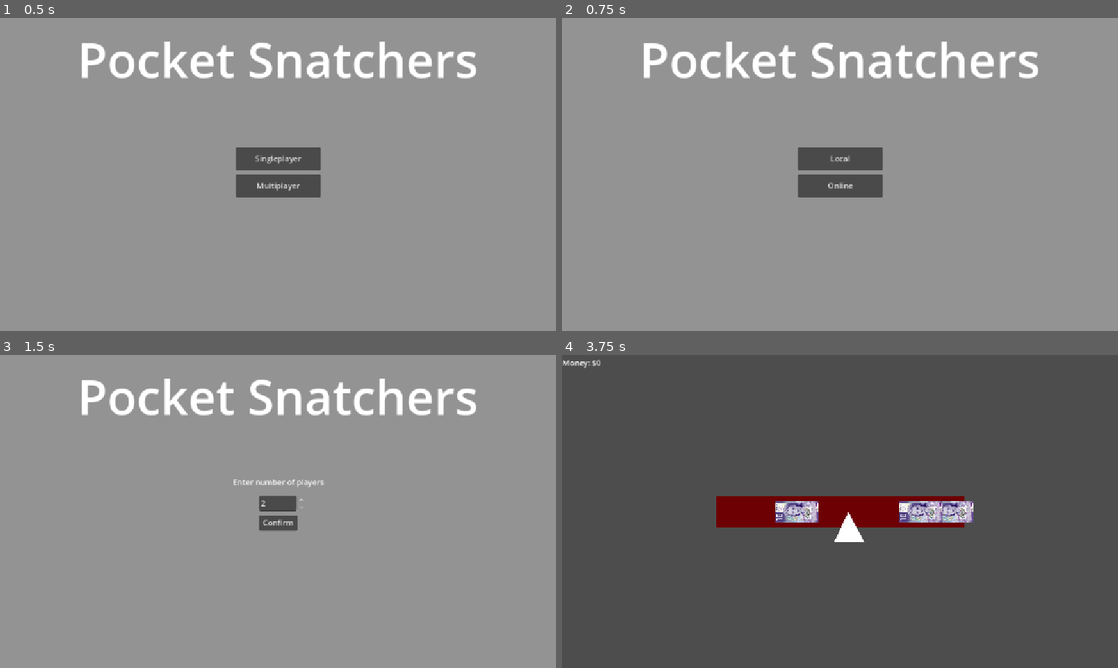
Above: before the commit, frames 1-4 (two rows, left to right).
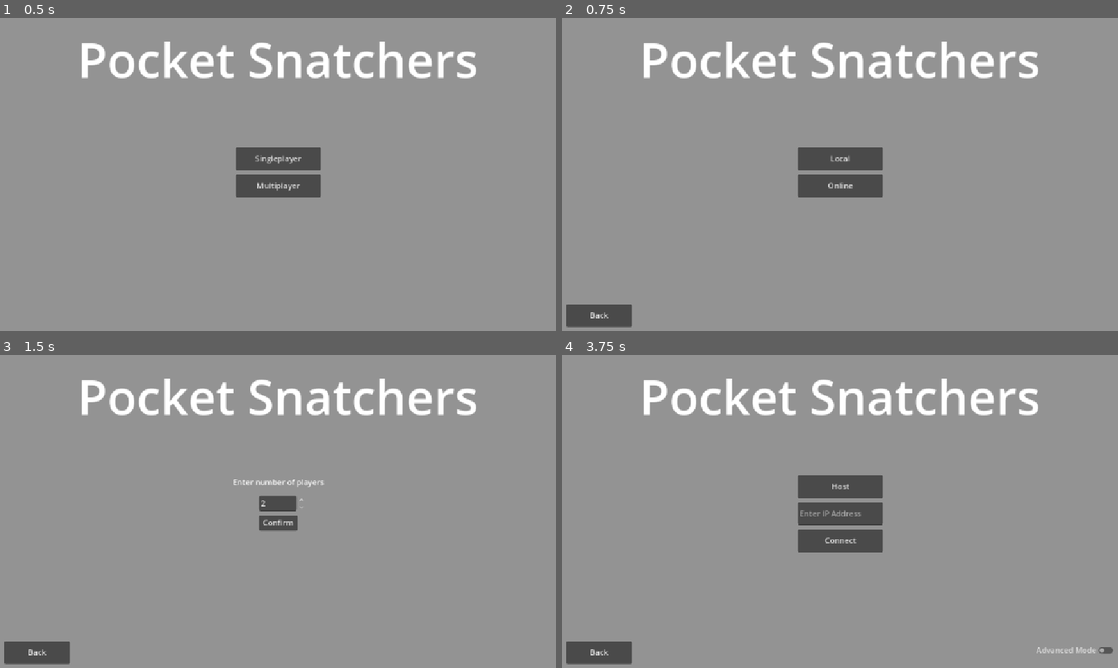
Above: after the commit, the same moments.

Repository: V3AI-Seven/English-Game
Game: Godot game, scene res://scenes/mainMenu/mainMenu.tscn
Two runs of this game, one before a commit and one after it. Both use one fixed random seed, a clock stepped at 60 frames per second and the inputs below.
Inputs (mouse positions are in pixels of both pictures, inside the frame that each line leads up to):
- Up to frame 1 (0.5 s): no input
- Up to frame 2 (0.75 s): click "Multiplayer" at 0.5 s
- Up to frame 3 (1.5 s): click "Local" at 1.25 s
- Up to frame 4 (3.75 s): click (600, 652) at 2 s, where only the run after the commit has a clickable "Back"; click (840, 524) at 2.75 s, where only the run after the commit has a clickable "Online"; click (840, 461) at 3.5 s, where only the run before the commit has a clickable "Medium"

Frame 1 is identical in both runs. In frame 2, 0.9% of the frame differs, in the area x 0-13%, y 91-99%; in frame 3, 0.9%; in frame 4, 97%, in the area x 0-100%, y 0-100%.

Commit message:
Some progress on multiplayer, broke all the difficulty stuff, and can'tfigure out how to make it wait

Diff:
--- a/globals/onlineMultiplayer.gd
+++ b/globals/onlineMultiplayer.gd
@@ -1,4 +1,4 @@
-extends Control
+extends Node
 
 const MAX_CONNECTIONS = 2
 
@@ -147,6 +147,8 @@
 		printerr("The API says that you lost connection to the server, but also that you are the server!")
 		pass
 	elif !multiplayer.is_server():
+		get_tree().change_scene_to_file("res://scenes/mainMenu/mainMenu.tscn")
+		multiplayer.multiplayer_peer.close()
 		multiplayer.multiplayer_peer = null
 		GlobalFunctions.popup({
 			"name":"Lost Connection",
--- a/scenes/finishScreen/finishScreen.gd
+++ b/scenes/finishScreen/finishScreen.gd
@@ -47,4 +47,4 @@
 
 
 func exitGame() -> void:
-	pass # Replace with function body.
+	get_tree().quit()
--- a/scenes/game/game.tscn
+++ b/scenes/game/game.tscn
@@ -53,6 +53,16 @@
 texture = ExtResource("5_kp23o")
 offset = Vector2(200, 0)
 
+[node name="waiting" type="Label" parent="selector"]
+visible = false
+offset_left = -248.0
+offset_top = 128.0
+offset_right = 248.0
+offset_bottom = 170.0
+theme_override_font_sizes/font_size = 30
+text = "Waiting for other player to finish"
+horizontal_alignment = 1
+
 [node name="gameCam" type="Camera2D" parent="."]
 
 [node name="speedTracker" type="Label" parent="."]
@@ -64,7 +74,6 @@
 script = ExtResource("6_5jirj")
 
 [node name="failScreen" type="Control" parent="."]
-visible = false
 layout_mode = 3
 anchors_preset = 0
 offset_left = -576.0
--- a/scenes/game/mainGameScripts/pickPocketSelector.gd
+++ b/scenes/game/mainGameScripts/pickPocketSelector.gd
@@ -62,6 +62,9 @@
 					2:
 						speedIncrease = hardSpeedIncrease
 
+				move = false
+				await get_tree().create_timer(0.075).timeout
+				move = true
 				if move and (position.x >= (successPos[0]-graceRange) && position.x < (successPos[0]+graceRange)) or (position.x >= (successPos[1]-graceRange) && position.x < (successPos[1]+graceRange)) or (position.x >= (successPos[2]-graceRange) && position.x < (successPos[2]+graceRange)):
 					#speed stuff
 					speed += speedIncrease
@@ -98,6 +101,15 @@
 						currentPlayer += 1
 						print("New player is: " +str(currentPlayer))
 					elif currentPlayer == players:
+						if OnlineMultiplayer.isMultiplayer:
+							if !multiplayer.is_server():
+								rpc("clientSendScore",score)
+							elif multiplayer.is_server():
+								rpc("serverSendScore",score)
+							$waiting.visible = true
+							while Score.scores[1] == null:
+								pass
+							$waiting.visible = false
 						get_tree().change_scene_to_file("res://scenes/finishScreen/finishScreen.tscn")
 					failSig.emit()
 
@@ -127,6 +139,20 @@
 		rpc("setDifficulty", PlayerInfo.difficulty)
 	difficultyChosenVar = true
 
+#Online functions
+
 @rpc("authority","call_local","reliable")
 func setDifficulty(difficultyNum) -> void:
+	difficultyChosenVar = true
+	PlayerInfo.selectingDifficulty = false
 	PlayerInfo.difficulty = difficultyNum
+
+@rpc("any_peer","call_remote","reliable")
+func serverSendScore(sentScore) -> void: #Function is called on the server with data provided by the client
+	if !multiplayer.is_server():
+		Score.scores[1] = sentScore
+
+@rpc("any_peer","call_remote","reliable") #Function is called on the client with data provided by the server
+func clientSendScore(sentScore) -> void:
+	if multiplayer.is_server():
+		Score.scores[1] = sentScore
--- a/scenes/mainMenu/mainMenu.tscn
+++ b/scenes/mainMenu/mainMenu.tscn
@@ -37,6 +37,7 @@
 horizontal_alignment = 1
 
 [node name="multiplayer" type="Control" parent="."]
+visible = false
 layout_mode = 3
 anchors_preset = 0
 offset_left = 576.0
@@ -67,6 +68,13 @@
 offset_bottom = 64.0
 text = "Online
 "
+
+[node name="back" type="Button" parent="multiplayer/onlineChoice"]
+offset_left = -568.0
+offset_top = 285.0
+offset_right = -432.0
+offset_bottom = 332.0
+text = "Back"
 
 [node name="local" type="Control" parent="multiplayer"]
 visible = false
@@ -102,7 +110,15 @@
 offset_bottom = 56.0
 text = "Confirm"
 
+[node name="back" type="Button" parent="multiplayer/local"]
+offset_left = -568.0
+offset_top = 285.0
+offset_right = -432.0
+offset_bottom = 332.0
+text = "Back"
+
 [node name="online" type="Control" parent="multiplayer"]
+visible = false
 anchors_preset = 0
 offset_top = -20.0
 offset_right = 40.0
@@ -158,7 +174,6 @@
 text = "Back"
 
 [node name="modeSelector" type="Control" parent="."]
-visible = false
 anchors_preset = 0
 offset_right = 40.0
 offset_bottom = 40.0
@@ -182,7 +197,10 @@
 
 [connection signal="pressed" from="multiplayer/onlineChoice/local" to="multiplayer" method="localMultiplayer"]
 [connection signal="pressed" from="multiplayer/onlineChoice/online" to="multiplayer" method="onlineMultiplayer"]
+[connection signal="pressed" from="multiplayer/onlineChoice/back" to="multiplayer" method="backModeSelector"]
+[connection signal="pressed" from="multiplayer/onlineChoice/back" to="modeSelector" method="backModeSelector"]
 [connection signal="pressed" from="multiplayer/local/playerConfirmButton" to="multiplayer" method="playerCountConfirmed"]
+[connection signal="pressed" from="multiplayer/local/back" to="multiplayer" method="multiplayerSelect"]
 [connection signal="pressed" from="multiplayer/online/host" to="multiplayer/online" method="hostSelected"]
 [connection signal="pressed" from="multiplayer/online/connect" to="multiplayer/online" method="connectSelected"]
 [connection signal="toggled" from="multiplayer/online/portVisibility" to="multiplayer/online" method="portVisibility"]
--- a/scenes/mainMenu/modeSelector.gd
+++ b/scenes/mainMenu/modeSelector.gd
@@ -4,7 +4,6 @@
 	visible = true
 
 func multiplayer() -> void:
-	PlayerInfo.isModeMultiplayer = true
 	visible = false
 
 
@@ -13,3 +12,6 @@
 	visible = false
 	PlayerInfo.playerCount = 1
 	get_tree().change_scene_to_file("res://scenes/game/game.tscn")
+
+func backModeSelector() -> void:
+	visible = true
--- a/scenes/mainMenu/playerSelect.gd
+++ b/scenes/mainMenu/playerSelect.gd
@@ -19,10 +19,18 @@
 
 
 func localMultiplayer() -> void:
+	PlayerInfo.isModeMultiplayer = true
 	$onlineChoice.visible = false
 	$local.visible = true
 
 
 func onlineMultiplayer() -> void:
+	PlayerInfo.isModeMultiplayer = false
 	$onlineChoice.visible = false
 	$online.visible = true
+
+func backModeSelector() -> void:
+	visible = false
+	$online.visible = false
+	$local.visible = false
+	$onlineChoice.visible = true
Not shown, changed: english-game.pck
